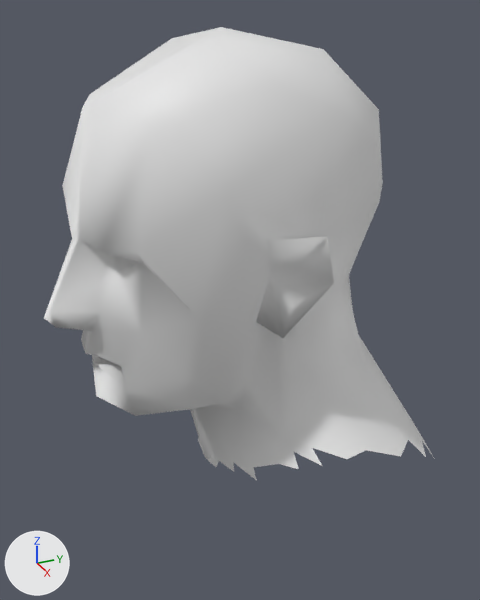
The glTF model assets/characters/wardrobe/heads/heavy.glb as it was, and as the next commit left it.
The view is the same before and after, from a camera (50 mm lens) standing at (0.375, -0.156, 1.829) and looking at (0.006, 0.01, 1.644). Arrows for +X, +Y and +Z are at lower left; the lights stay in place. The first picture is the older version. Vertices at exactly the same position are counted once.

The scene before the commit, as lines of its bpy script (objects in view):
```python
me_sphere_005_retopology_009 = bpy.data.meshes.new('Sphere.005_Retopology.009')
me_sphere_005_retopology_009.from_pydata(...)  # 195 vertices, 339 faces; spans x -0.098..0.098, y -0.116..0.131, z 1.518..1.813
me_sphere_005_retopology_009.materials.append(mat_wr_closed)  # white #e7e7e7
ob_head_heavy = bpy.data.objects.new('Head_heavy', me_sphere_005_retopology_009)
ob_head_heavy.location = (0.0, 0.0, 0.0)
```
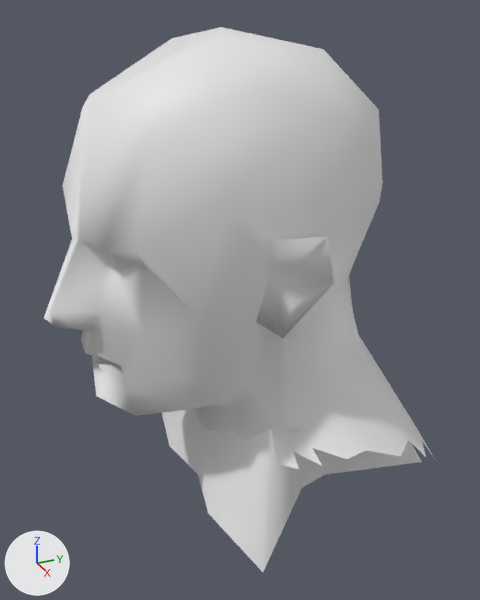
Where the change shows, as pixel boxes (x1, y1, x2, y2) in the pictures (480 x 600 px):
'Head_heavy', reshaped (20% taller): before (44, 27, 435, 481); after (44, 27, 435, 572)
part 1 of me_sphere_005_retopology_009, added: after (162, 409, 422, 572)

The change in detail:
Material 'WR_strips' (mat_wr_strips) is new.
Its base color is (0.8, 0.8, 0.8) (white #e7e7e7).
me_sphere_005_retopology_009 is used by ob_head_heavy; location (0.0, 0.0, 0.0).
me_sphere_005_retopology_009 had 195 vertices, 339 faces and spanned x -0.098..0.098, y -0.116..0.131, z 1.518..1.813.
me_sphere_005_retopology_009 now has 219 vertices, 363 faces and spans x -0.103..0.103, y -0.116..0.14, z 1.505..1.813.
me_sphere_005_retopology_009 part 1: a new loose piece of 24 vertices spanning x -0.103..0.103, y -0.03..0.14, z 1.505..1.571, in mat_wr_closed (white #e7e7e7).
me_sphere_005_retopology_009 gains material mat_wr_strips (white #e7e7e7).
